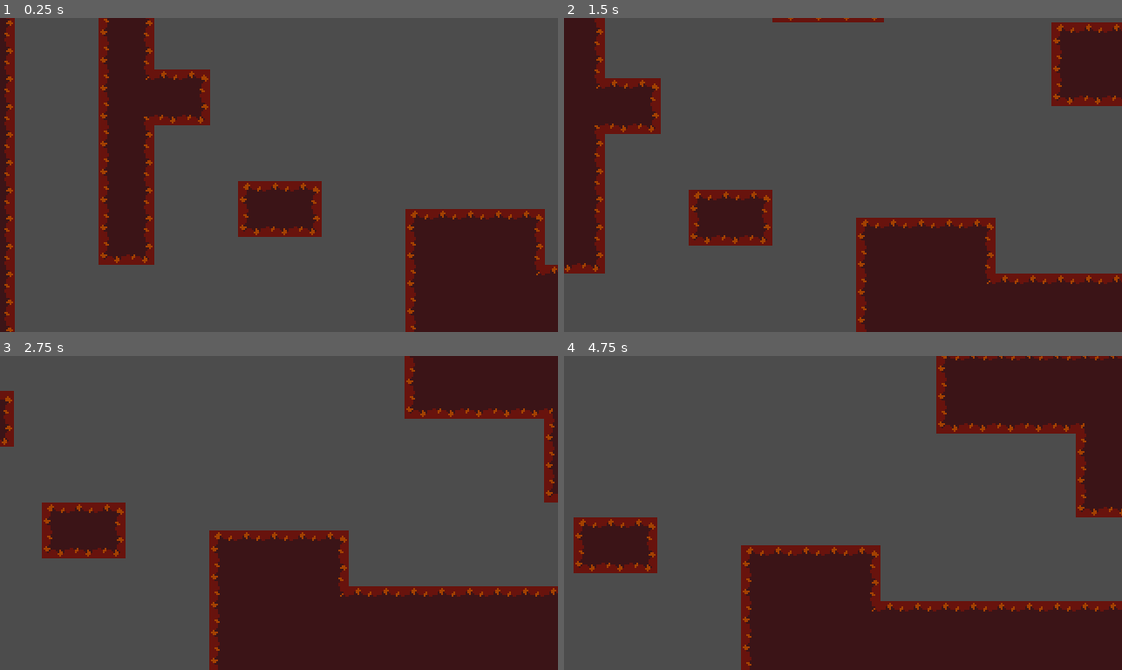
Above: before the commit, frames 1-4 (two rows, left to right).
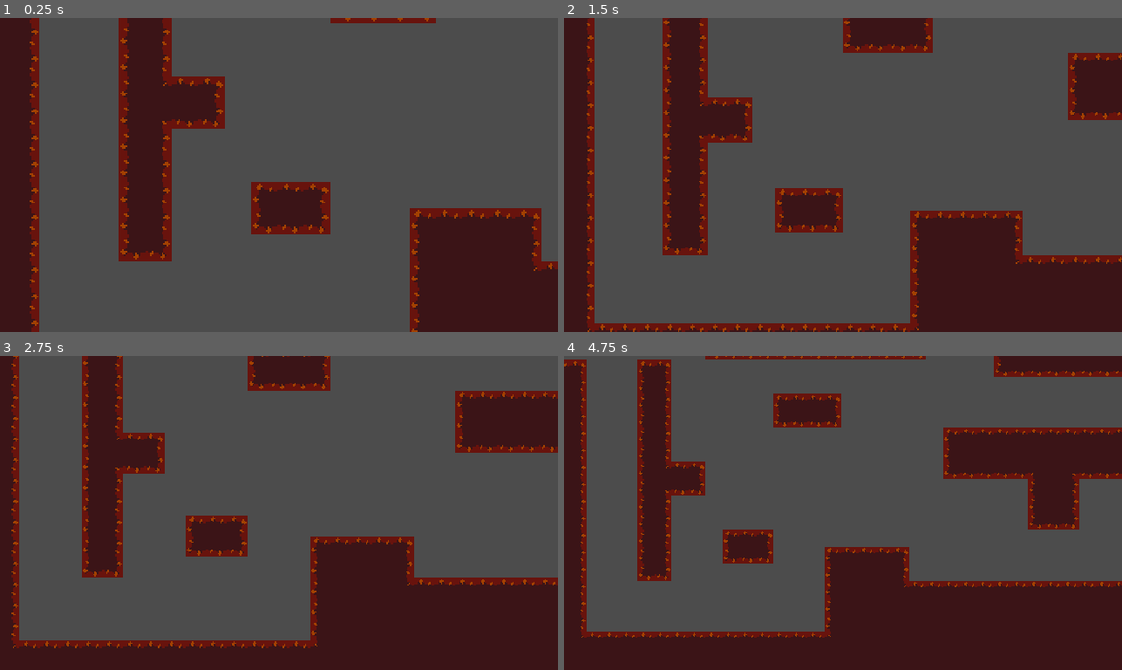
Above: after the commit, the same moments.

Repository: debobrad579/Labyrinth
Game: Godot game, scene res://Main.tscn
Same seed, same stepped clock (60 frames per second), same inputs: the game is played once before the commit and once after it.
Inputs (mouse positions are in pixels of both pictures, inside the frame that each line leads up to):
- Up to frame 1 (0.25 s): no input
- Up to frame 2 (1.5 s): move the mouse to (965, 159) at 0.52 s; hold D (walk_right_p1) from 0.53 s (still down); click (965, 159) at 0.6 s; tap Space (jump_p1) at 0.77 s; move the mouse to (731, 190) at 1.27 s; right-click (731, 190) at 1.35 s
- Up to frame 3 (2.75 s): tap Space (jump_p1) at 1.52 s; move the mouse to (334, 443) at 2.02 s; release D (walk_right_p1) at 2.03 s; hold A (walk_left_p1) from 2.03 s (still down); tap F (dash_p1) at 2.1 s
- Up to frame 4 (4.75 s): move the mouse to (815, 575) at 2.77 s; release A (walk_left_p1) at 2.78 s; hold D (walk_right_p1) 2.78-4.28 s; tap Left (walk_left_p2) at 2.85 s; tap Space (jump_p1) at 3.02, 3.77, 4.52 s; move the mouse to (1010, 560) at 3.52 s; tap Right (walk_right_p2) at 3.6 s; move the mouse to (675, 465) at 4.27 s; hold A (walk_left_p1) from 4.28 s (still down); click (675, 465) at 4.35 s

The runs differ from the first frame. In frame 1, 17% of the frame differs, in the area x 0-100%, y 0-100%; in frame 2, 30%; in frame 3, 34%; in frame 4, 39%.

Commit message:
Camera Fixes

Diff:
--- a/Main.tscn
+++ b/Main.tscn
@@ -8,6 +8,7 @@
 [ext_resource path="res://Enemies/GroundEnemy.tscn" type="PackedScene" id=6]
 [ext_resource path="res://Enemies/JumpingEnemy.tscn" type="PackedScene" id=7]
 [ext_resource path="res://Enemies/FlyingEnemy2.tscn" type="PackedScene" id=8]
+[ext_resource path="res://Player/Player2.tscn" type="PackedScene" id=9]
 
 [node name="Main" type="Node2D"]
 
@@ -16,6 +17,9 @@
 
 [node name="Player1" parent="." instance=ExtResource( 3 )]
 position = Vector2( 170.5, 22.5 )
+
+[node name="Player2" parent="." instance=ExtResource( 9 )]
+position = Vector2( 152.143, 21.0218 )
 
 [node name="Camera" parent="." instance=ExtResource( 2 )]
 pixel_stretch_point = 100
@@ -48,3 +52,4 @@
 [node name="Enemy2" parent="Enemies" instance=ExtResource( 8 )]
 position = Vector2( 376, 48 )
 collision_layer = 1
+AIR_BORNE = false
--- a/Player/Camera.gd
+++ b/Player/Camera.gd
@@ -8,8 +8,6 @@
 	limit_left = topLeft.position.x
 	limit_bottom = bottomRight.position.y
 	limit_right = bottomRight.position.x
-	var player_signal = get_tree().get_root().find_node("Player1", true, false)
-	player_signal.connect("player_died", self, "_player_died")
 
 # The standard node doesn't have a position, so the
 # TopLeft and BottomRight position2d nodes don't follow the camera anymore.
@@ -30,47 +28,44 @@
 # For physics processs (yay!)
 func _physics_process(delta):
 
-	# If one player
-	if all_players_dead == false:
-		if len(players) == 1:
+	players = get_tree().get_nodes_in_group("Players")
 
-		# Set position to player
-			position = players[0].position
+	if len(players) == 1:
 
-		elif len(players) == 2: # if 2 players. If no players, or more than 2, currently camera just does not move.
+	# Set position to player
+		position = players[0].position
 
-		# Position is the average of the two players
-			position = (players[0].position + players[1].position)/2
+	elif len(players) == 2: # if 2 players. If no players, or more than 2, currently camera just does not move.
 
-		# Get distance between players as a vector length (number)
-			var distance_players = (players[0].position - players[1].position).length()
+	# Position is the average of the two players
+		position = (players[0].position + players[1].position)/2
 
-		# If the players distance exceeds the pixel stretch point, then start scaling the camera
-			var distance_scale = distance_players / pixel_stretch_point
+	# Get distance between players as a vector length (number)
+		var distance_players = (players[0].position - players[1].position).length()
 
-		# If distance scale is greater than 1 (players are past pixel stretch point)
-		# Then scale up
-			if distance_scale > min_scale:
+	# If the players distance exceeds the pixel stretch point, then start scaling the camera
+		var distance_scale = distance_players / pixel_stretch_point
 
-			# Don't scale past max_scale (Screen cannot be larger than that scale level)
-				if distance_scale > max_scale:
+	# If distance scale is greater than 1 (players are past pixel stretch point)
+	# Then scale up
+		if distance_scale > min_scale:
 
-				# lerp is used to create a smooth scaling, otherwise players moving in and out of the
-				# Pixel stretch point would result in aggresive zooming in and out
-					scaler = lerp(scaler, 2, zoom_lerp_rate)
+		# Don't scale past max_scale (Screen cannot be larger than that scale level)
+			if distance_scale > max_scale:
 
-				else:
+			# lerp is used to create a smooth scaling, otherwise players moving in and out of the
+			# Pixel stretch point would result in aggresive zooming in and out
+				scaler = lerp(scaler, 2, zoom_lerp_rate)
 
-					scaler = lerp(scaler, distance_scale, zoom_lerp_rate)
-
-		# If distance scale is less than 1 (so players are within pixel stretch point)
-		# scale back to 1
 			else:
 
-				scaler = lerp(scaler, min_scale, zoom_lerp_rate)
+				scaler = lerp(scaler, distance_scale, zoom_lerp_rate)
 
-		# Zoom, a vecotor, is multiplied by the scaler, or the scale value
-			zoom = Vector2(1, 1) * scaler
+	# If distance scale is less than 1 (so players are within pixel stretch point)
+	# scale back to 1
+		else:
 
-func _player_died():
-	all_players_dead = true
+			scaler = lerp(scaler, min_scale, zoom_lerp_rate)
+
+	# Zoom, a vecotor, is multiplied by the scaler, or the scale value
+		zoom = Vector2(1, 1) * scaler
--- a/Player/Player.gd
+++ b/Player/Player.gd
@@ -275,7 +275,7 @@
 	attack_hitbox.disabled = true
 
 func _on_Stats_no_health():
-	emit_signal("player_died")
+	remove_from_group("Players")
 	queue_free()
 
 func _on_Hurtbox_area_entered(area):
Not shown: 1 places in Main.tscn that only renumber resources
